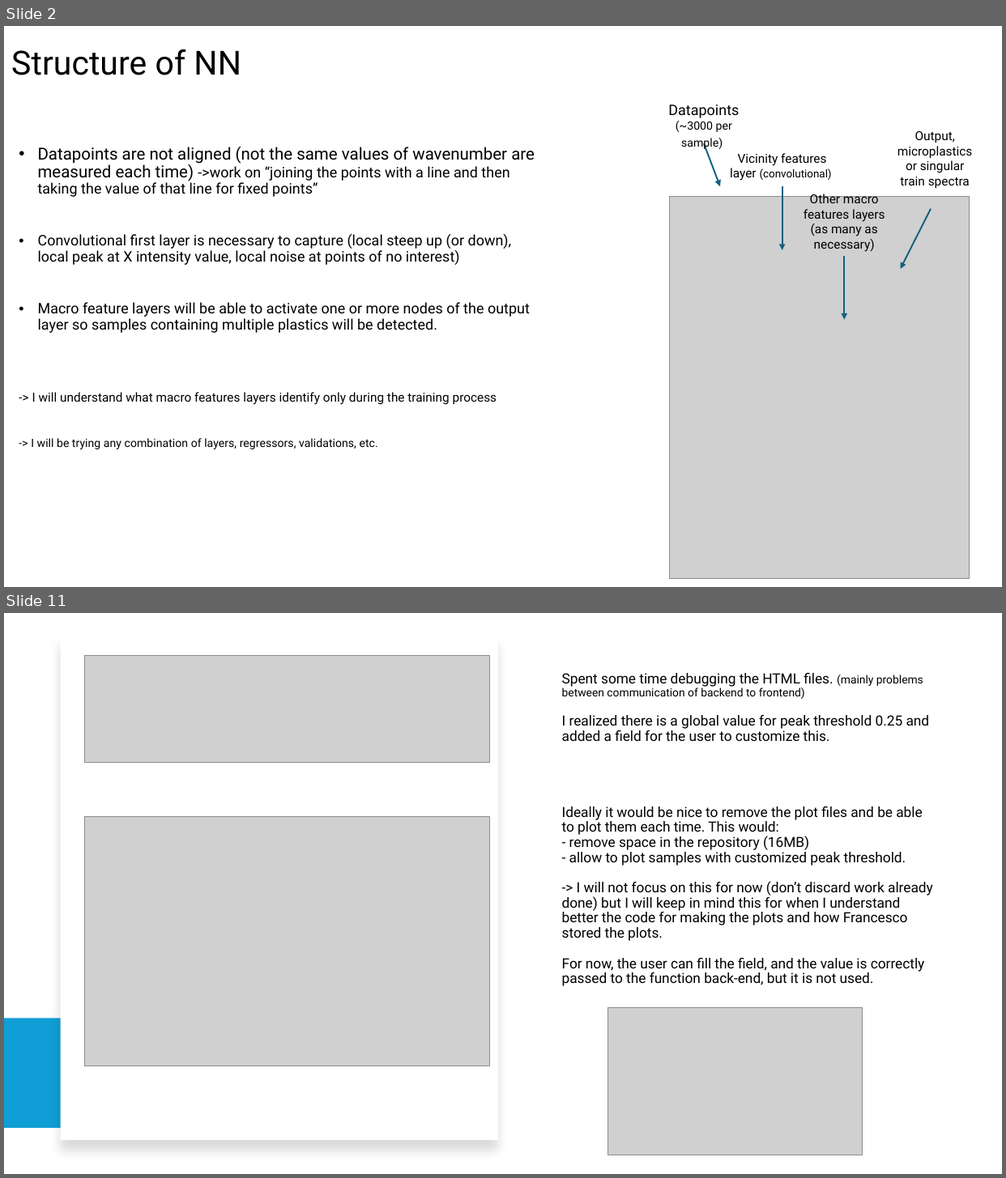
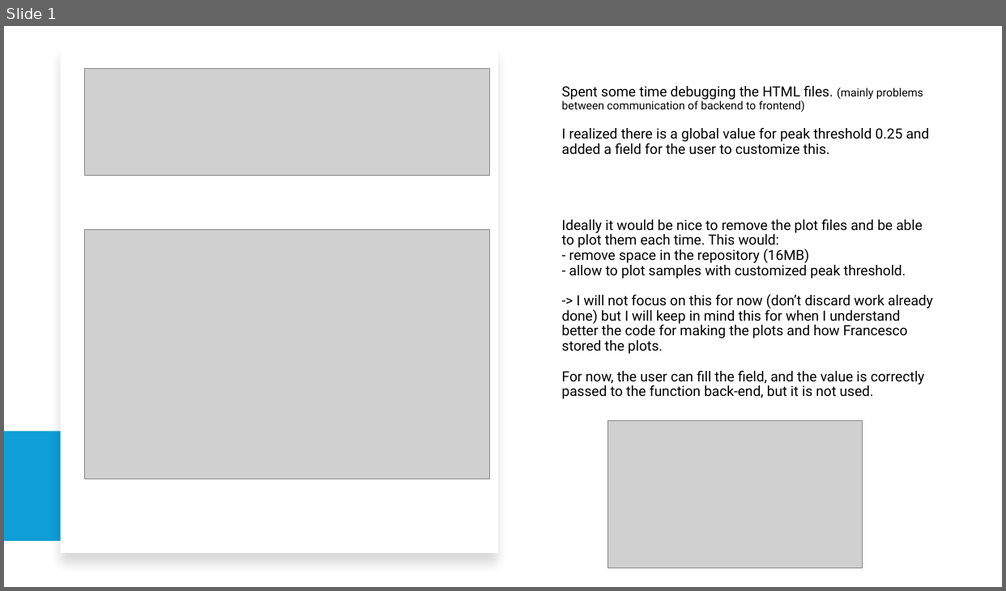
Before and after one commit to blichub/temp_raman_personal, a slide deck: raman_week7.pptx. Shown one above the other, each under a label of ours: slides 2 and 11 before the commit, slide 1 after it; the slides between them are not shown. The pictures are 1006x1178 and 1006x591 pixels, drawn with LibreOffice and Linux fonts; fonts in the diff are those of the drawing; grey boxes stand for pictures. Boxes give left, top, right and bottom in pixels: in the first picture for what was removed or moved away, otherwise in the second. Text is boxed around its words. In the diff, an @@ line names an element or a change of style, - is before the commit and + after.

```diff
--- a/raman_week7.pptx
+++ b/raman_week7.pptx
@@ slide 2 removed at bbox=[4, 26, 1002, 587], background #FFFFFF @@
@@ title removed at bbox=[11, 49, 241, 75] @@
-Structure of NN
@@ text removed at bbox=[668, 105, 739, 150] @@
-Datapoints
-(~3000 per sample)
@@ text removed at bbox=[31, 146, 535, 450] @@
-• Datapoints are not aligned (not the same values of wavenumber are measured each time) ->work on “joining the points with a line and then taking the value of that line for fixed points”
-• Convolutional first layer is necessary to capture (local steep up (or down), local peak at X intensity value, local noise at points of no interest)
-• Macro feature layers will be able to activate one or more nodes of the output layer so samples containing multiple plastics will be detected.
--> I will understand what macro features layers identify only during the training process
--> I will be trying any combination of layers, regressors, validations, etc.
@@ arrow removed from (704, 143) to (720, 186) @@
@@ text removed at bbox=[897, 131, 972, 188] @@
-Output, microplastics or singular train spectra
@@ text removed at bbox=[730, 153, 832, 181] @@
-Vicinity features layer (convolutional)
@@ arrow removed from (782, 186) to (782, 250) @@
@@ text removed at bbox=[803, 193, 884, 252] @@
-Other macro features layers (as many as necessary)
@@ picture removed at bbox=[670, 197, 970, 579] @@
@@ arrow removed from (931, 209) to (901, 269) @@
@@ arrow removed from (845, 256) to (845, 319) @@
@@ what was slide 11 is now slide 1 @@
```
Also in this commit, not shown: 9 other slides removed, 6 other files.
